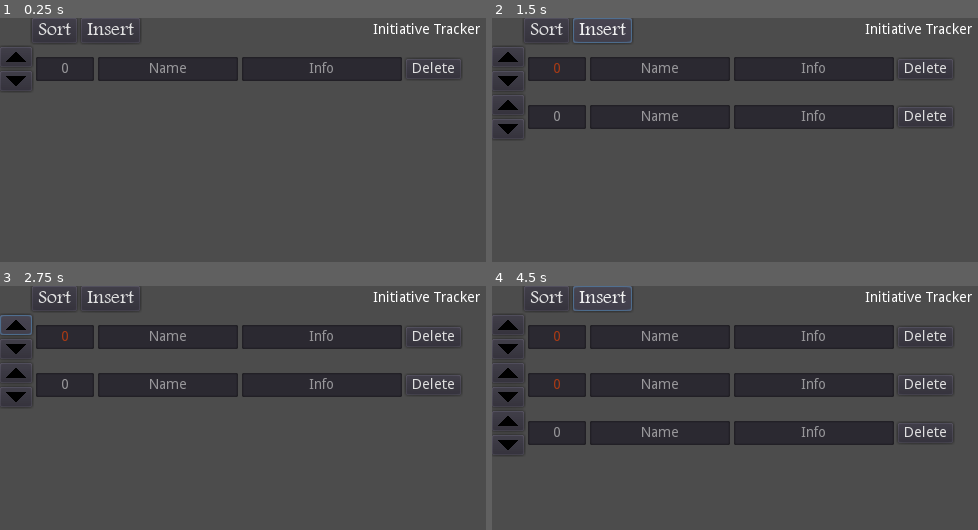
Above: before the commit, frames 1-4 (two rows, left to right).
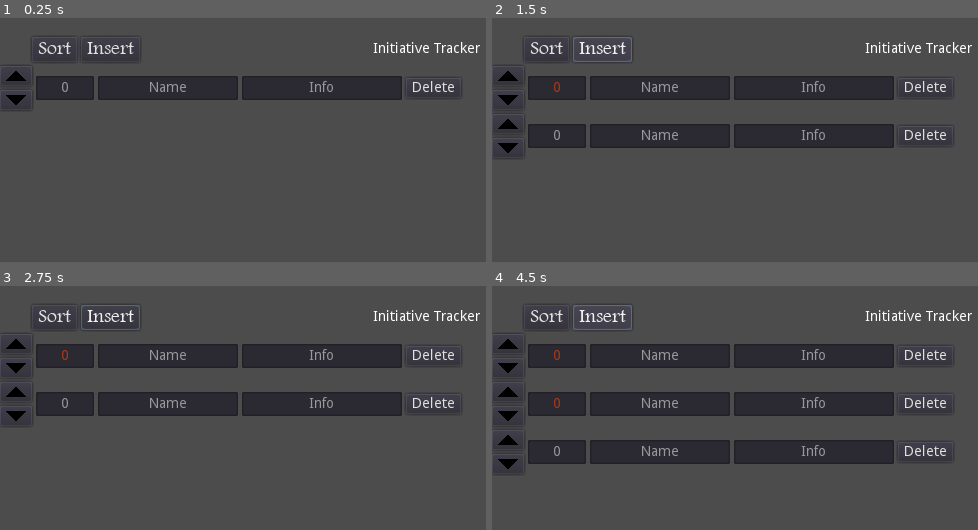
Above: after the commit, the same moments.

Repository: kellcj2/Initiative-Tracker
Game: Godot game, scene res://Main.tscn
Two runs of this game, one before a commit and one after it. Both use one fixed random seed, a clock stepped at 60 frames per second and the inputs below.
Inputs (mouse positions are in pixels of both pictures, inside the frame that each line leads up to):
- Up to frame 1 (0.25 s): no input
- Up to frame 2 (1.5 s): click "Sort" at 0.5 s; click "Insert" at 1.25 s
- Up to frame 3 (2.75 s): click (14, 325) at 2.02 s
- Up to frame 4 (4.5 s): click (506, 349) at 2.77 s; click "Sort" at 3.5 s; click "Insert" at 4.25 s

The runs differ from the first frame. In frame 1, 13% of the frame differs, in the area x 0-99%, y 2-38%; in frame 2, 25%; in frame 3, 25%; in frame 4, 37%, in the area x 0-99%, y 0-77%.

Commit message:
Add files via upload

Diff:
--- a/Main.tscn
+++ b/Main.tscn
@@ -54,16 +54,36 @@
 alignment = 0
 _sections_unfolded = [ "Size Flags" ]
 
-[node name="Header" type="HBoxContainer" parent="VBoxContainer" index="0"]
-
-editor/display_folded = true
+[node name="Spacer" type="Label" parent="VBoxContainer" index="0"]
+
+anchor_left = 0.0
+anchor_top = 0.0
+anchor_right = 0.0
+anchor_bottom = 0.0
+margin_right = 504.0
+margin_bottom = 15.0
+rect_min_size = Vector2( 0, 15 )
+rect_pivot_offset = Vector2( 0, 0 )
+rect_clip_content = false
+mouse_filter = 2
+mouse_default_cursor_shape = 0
+size_flags_horizontal = 1
+size_flags_vertical = 4
+percent_visible = 1.0
+lines_skipped = 0
+max_lines_visible = -1
+_sections_unfolded = [ "Rect" ]
+
+[node name="Header" type="HBoxContainer" parent="VBoxContainer" index="1"]
+
 anchor_left = 0.0
 anchor_top = 0.0
 anchor_right = 0.0
 anchor_bottom = 0.0
 margin_left = 28.0
+margin_top = 19.0
 margin_right = 476.0
-margin_bottom = 25.0
+margin_bottom = 44.0
 rect_pivot_offset = Vector2( 0, 0 )
 rect_clip_content = false
 mouse_filter = 1
--- a/project.godot
+++ b/project.godot
@@ -10,8 +10,11 @@
 
 [application]
 
-config/name="Initiative Tracker"
+config/name="Initiative Tracker 0.1b"
 run/main_scene="res://Main.tscn"
+config/use_custom_user_dir=true
+boot_splash/image="res://icon.png"
+boot_splash/fullsize=false
 config/icon="res://icon.png"
 
 [display]
Not shown, changed: export_presets.cfg
